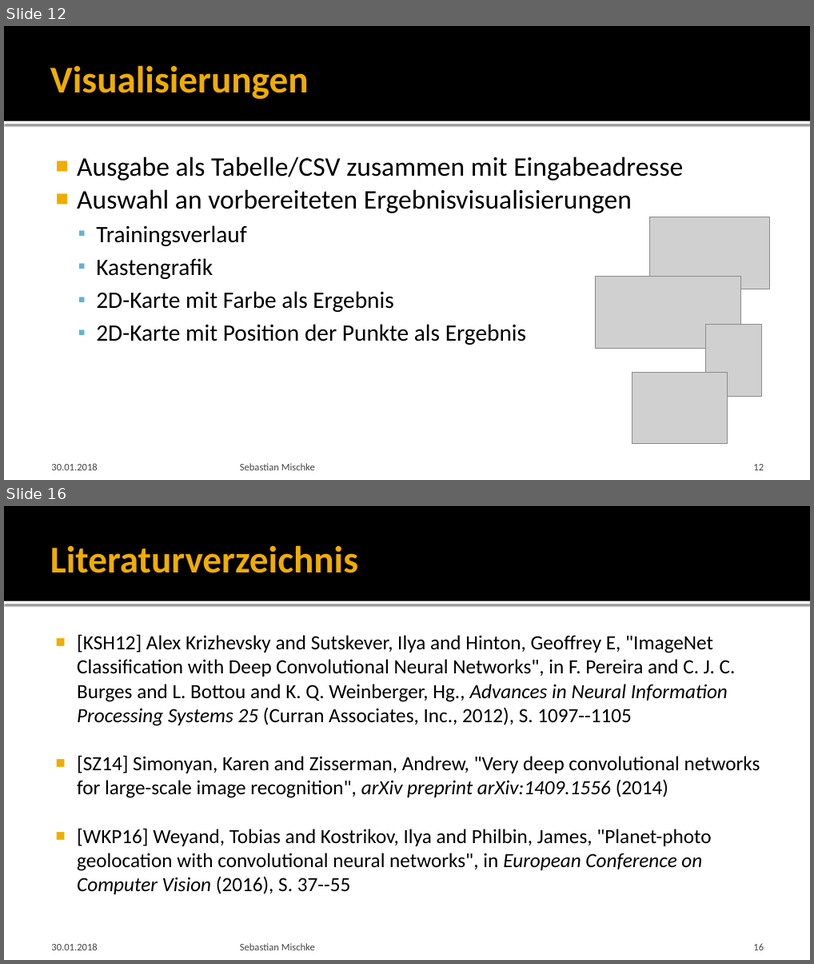
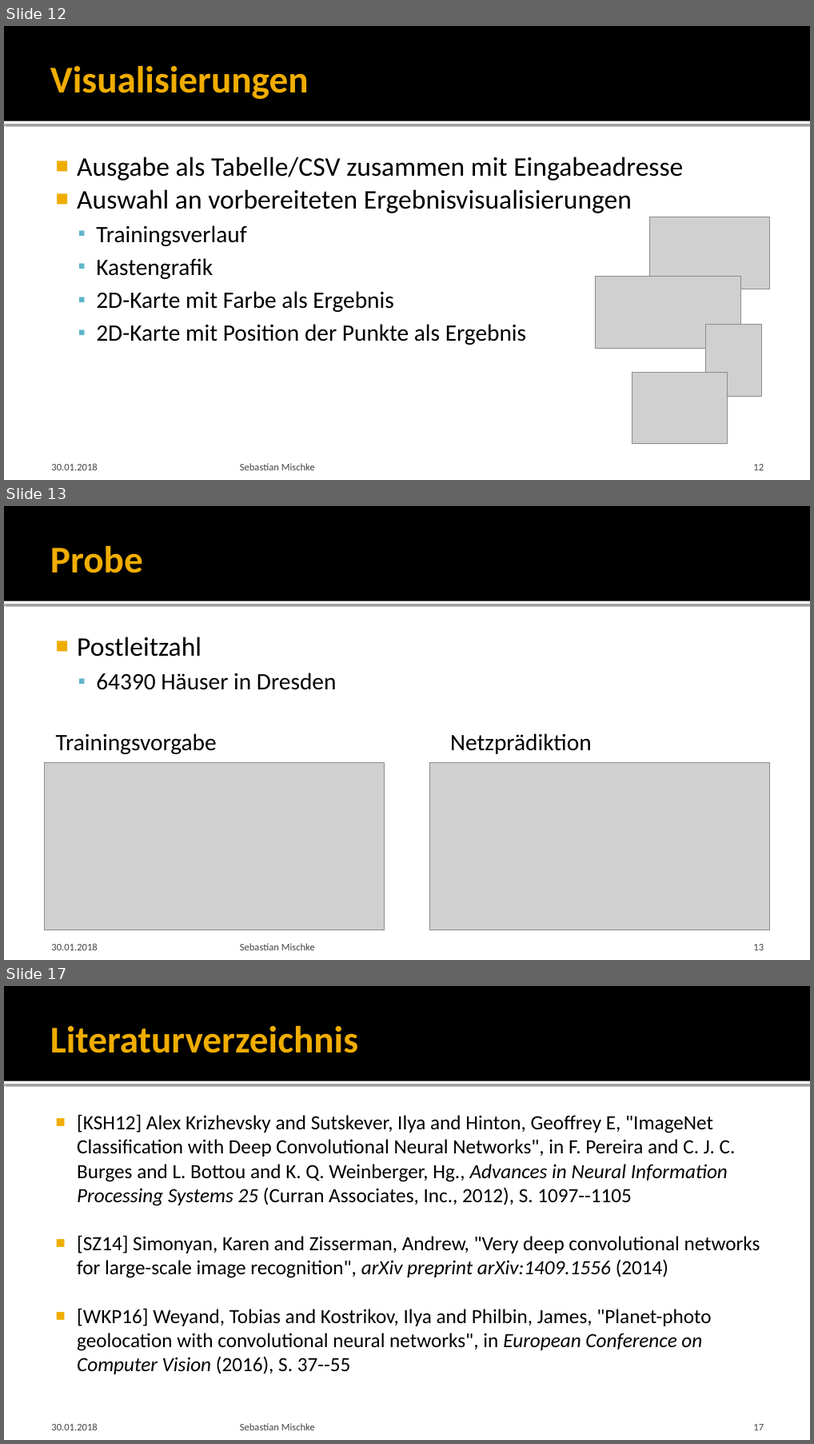
Before and after one commit to Saritus/bachelor-thesis, a slide deck: docs/verteidigung/Verteidigung.pptx. Shown one above the other, each under a label of ours: slides 12 and 16 before the commit, slides 12, 13 and 17 after it; the slides between them are not shown. The pictures are 814x964 and 814x1444 pixels, drawn with LibreOffice and Linux fonts; fonts in the diff are those of the drawing; grey boxes stand for pictures; background and template pictures are left out. Boxes give left, top, right and bottom in pixels: in the first picture for what was removed or moved away, otherwise in the second. Text is boxed around its words. In the diff, an @@ line names an element or a change of style, - is before the commit and + after.

```diff
--- a/docs/verteidigung/Verteidigung.pptx
+++ b/docs/verteidigung/Verteidigung.pptx
@@ slide 13 added at (x1=4, y1=506, x2=810, y2=960), background #FFFFFF; not listed: 2 template elements that a slide beside it also shows @@
@@ title added at (x1=50, y1=545, x2=143, y2=573), 45 pt, text #F0AD00, bold @@
+Probe
@@ text added at (x1=56, y1=636, x2=592, y2=754), 28 pt, text #000000 @@
+■ Postleitzahl
+  ▪ 64390 Häuser in Dresden
+Trainingsvorgabe Netzprädiktion
@@ picture added at (x1=45, y1=763, x2=385, y2=929) @@
@@ picture added at (x1=430, y1=763, x2=770, y2=929) @@
@@ text added at (x1=51, y1=943, x2=97, y2=950), 12 pt, text #454545 @@
+30.01.2018
@@ text added at (x1=240, y1=943, x2=315, y2=950), 12 pt, text #454545 @@
+Sebastian Mischke
@@ page number added at (x1=754, y1=944, x2=764, y2=950), 12 pt, text #454545 @@
+13
@@ what was slide 16 is now slide 17 @@
@@ page number at (x1=754, y1=1424, x2=764, y2=1430): text changed @@
-16
+17
```
Also in this commit, not shown: 11 slides changed, 1 other file.
